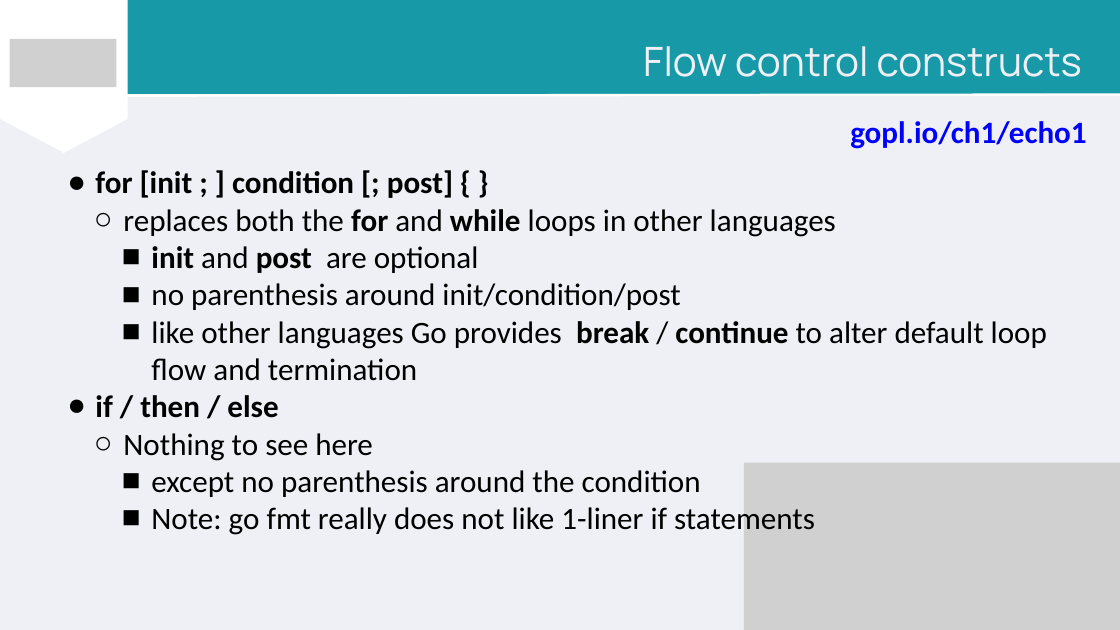
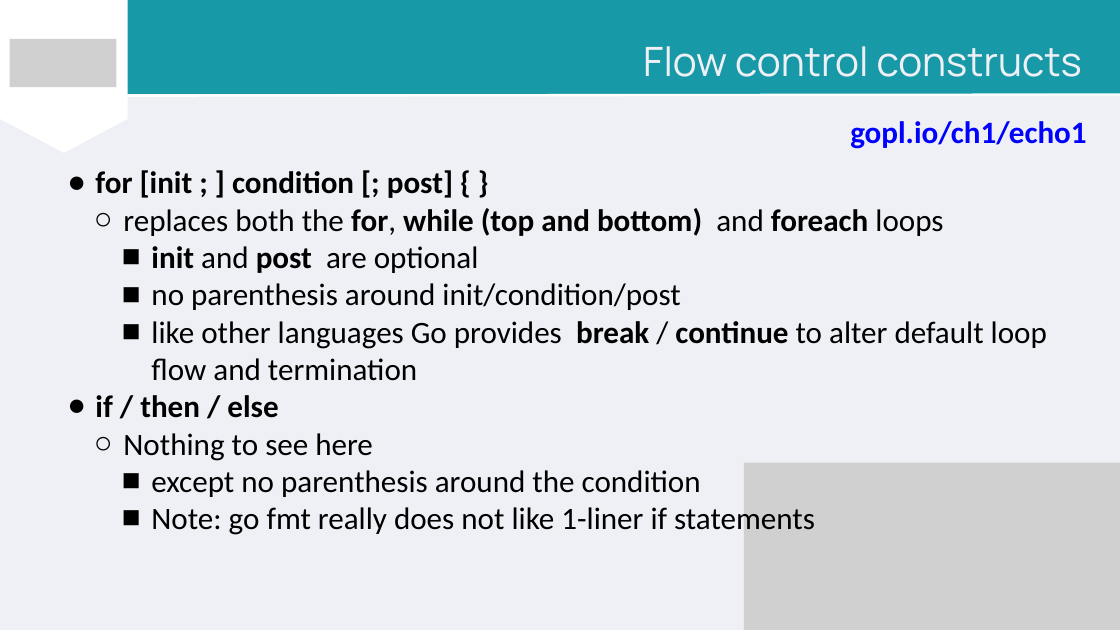
Before and after one commit to PeterWillmot/GoForExperiencedDevelopers, a slide deck: slide 22 of PPT/Go for Experienced Developers.pptx. Drawn at 1120x630 pixels with LibreOffice and Linux fonts; fonts in the diff are those of the drawing; grey boxes stand for pictures. Boxes give left, top, right and bottom in pixels: in the first picture for what was removed or moved away, otherwise in the second. Text is boxed around its words. In the diff, an @@ line names an element or a change of style, - is before the commit and + after.

```diff
--- a/PPT/Go for Experienced Developers.pptx
+++ b/PPT/Go for Experienced Developers.pptx
@@ text at (x1=123, y1=208, x2=943, y2=236): text changed; bold on @@
-  ○ replaces both the for and while loops in other languages
+  ○ replaces both the for, while (top and bottom) and foreach loops
```
Also in this commit, not shown: 25 other slides changed, 2 slides added, 3 slides removed, 5 other files.
